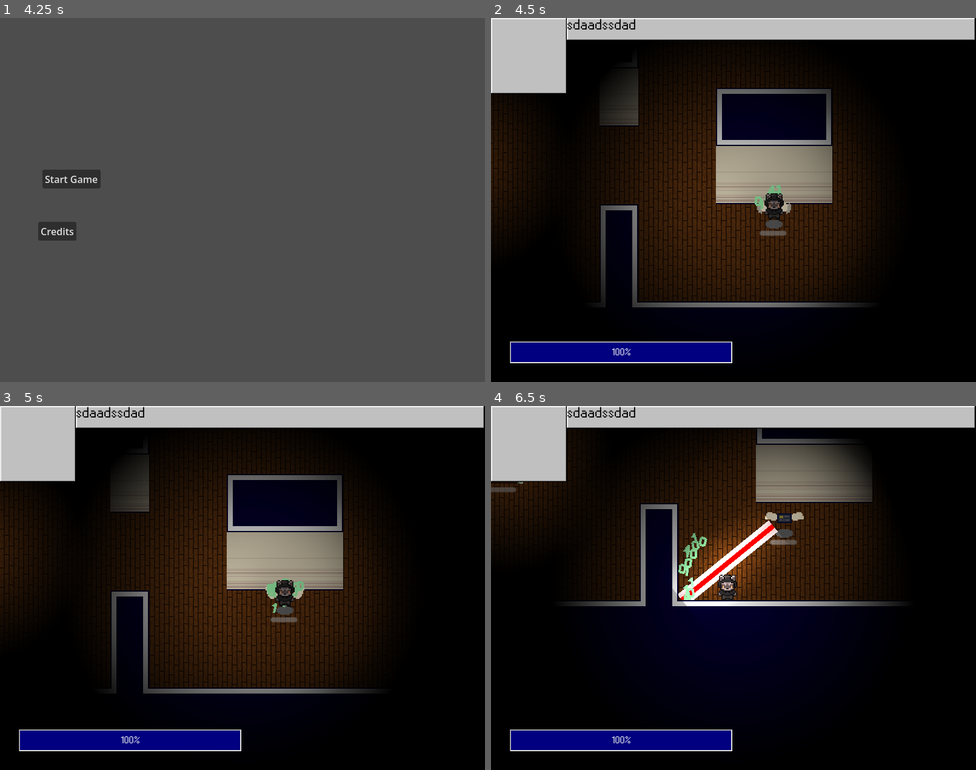
Above: before the commit, frames 1-4 (two rows, left to right).
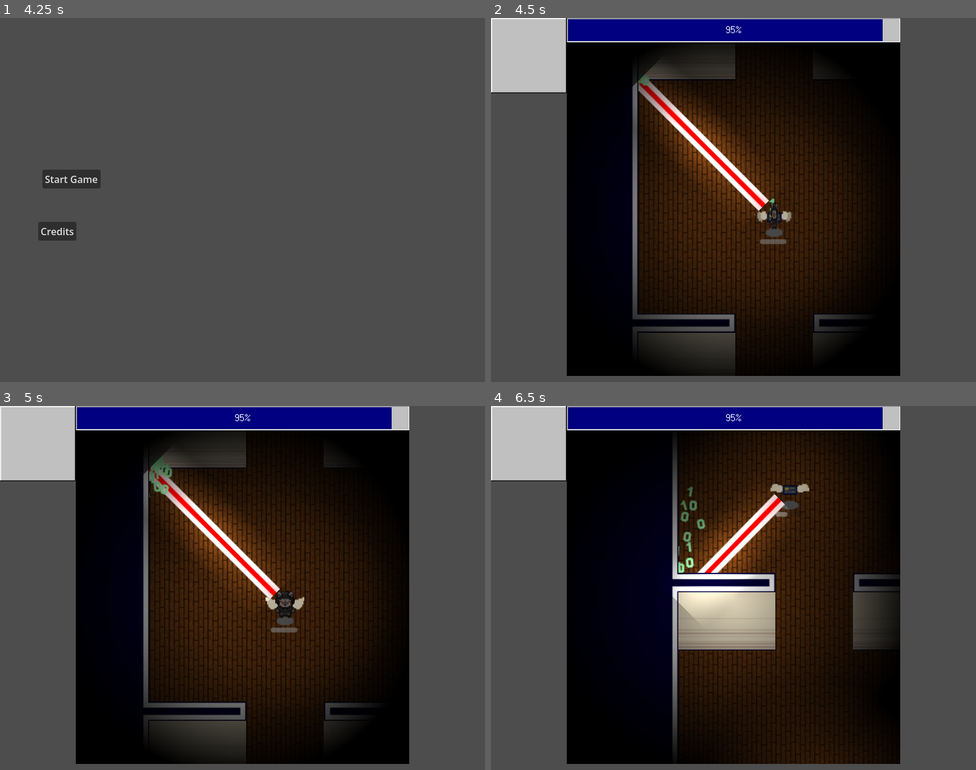
Above: after the commit, the same moments.

Repository: ygda-org/stock-strikers
Game: Godot game, scene res://main/startup_scene.tscn
The game is run twice, just before and just after one commit, with the same random seed, the same clock (stepped at 60 frames per second) and the same inputs. Sound files missing from this copy of the repository are replaced by a short silence.
Inputs (mouse positions are in pixels of both pictures, inside the frame that each line leads up to):
- Up to frame 1 (4.25 s): move the mouse to (349, 181) at 0.52 s; hold D (move_right) 0.53-1.28 s; tap Shift (dodge) at 0.6, 2.1, 3.6 s; tap Enter at 1.25 s; move the mouse to (145, 218) at 1.27 s; hold S (move_down) 1.28-2.03 s; click (145, 218) at 1.35 s; move the mouse to (291, 119) at 2.02 s; hold D (move_right) 2.03-2.78 s; tap Space at 2.75 s; move the mouse to (218, 272) at 2.77 s; hold W (move_up) 2.78-3.53 s; click (218, 272) at 2.85 s; move the mouse to (388, 254) at 3.52 s; hold A (move_left) from 3.53 s (still down)
- Up to frame 2 (4.5 s): release A (move_left) at 4.25 s; click "Start Game" at 4.25 s
- Up to frame 3 (5 s): no input
- Up to frame 4 (6.5 s): move the mouse to (588, 533) at 5.02 s; hold A (move_left) 5.03-5.78 s; click (588, 533) at 5.1 s; move the mouse to (757, 588) at 5.77 s; hold S (move_down) from 5.78 s (still down); tap Shift (dodge) at 5.85 s

Frame 1 is identical in both runs. In frame 2, 52% of the frame differs, in the area x 0-100%, y 0-100%; in frame 3, 52%; in frame 4, 60%.

Commit message:
ticker tape set up
fonts boxes and what not

Diff:
--- a/assets/level/level_tileset.tres
+++ b/assets/level/level_tileset.tres
@@ -62,19 +62,19 @@
 [sub_resource type="TileSetAtlasSource" id="TileSetAtlasSource_h16gl"]
 texture = ExtResource("2_5qgfy")
 0:0/0 = 0
-0:0/0/z_index = -1
+0:0/0/z_index = -9
 1:0/0 = 0
-1:0/0/z_index = -1
+1:0/0/z_index = -9
 2:0/0 = 0
-2:0/0/z_index = -1
+2:0/0/z_index = -9
 3:0/0 = 0
-3:0/0/z_index = -1
+3:0/0/z_index = -9
 4:0/0 = 0
-4:0/0/z_index = -1
+4:0/0/z_index = -9
 5:0/0 = 0
-5:0/0/z_index = -1
+5:0/0/z_index = -9
 6:0/0 = 0
-6:0/0/z_index = -1
+6:0/0/z_index = -9
 6:0/0/physics_layer_0/polygon_0/points = PackedVector2Array(-8, -8, 8, -8, 8, 8, -8, 8)
 
 [sub_resource type="TileSetAtlasSource" id="TileSetAtlasSource_mlcdt"]
--- a/enemies/enemy_component.gd
+++ b/enemies/enemy_component.gd
@@ -22,6 +22,7 @@
 const COIN = preload("uid://d1hijr3si4jyw")
 
 func _ready():
+	parent.z_as_relative = false
 	health_bar.max_value = max_health
 	health_bar.value = current_health
 	GameState.enemies.append(get_parent())
--- a/globals/game_state.gd
+++ b/globals/game_state.gd
@@ -21,7 +21,6 @@
 
 func _ready() -> void:
 	var chosen_seed = randi() % 100000
-	chosen_seed = 89323
 	print('seed:', chosen_seed)
 	seed(chosen_seed)
 
--- a/gui/battle_gui.tscn
+++ b/gui/battle_gui.tscn
@@ -2,35 +2,30 @@
 
 [ext_resource type="Script" uid="uid://ba6t5i6nk78wv" path="res://gui/health_bar.gd" id="1_a4qft"]
 [ext_resource type="Theme" uid="uid://qlk0jixls6nn" path="res://assets/tempoary_assets/windows_95.tres" id="2_ma5vl"]
-[ext_resource type="PackedScene" uid="uid://4b17bv4t0hy5" path="res://gui/stock_timer.tscn" id="3_qfb1t"]
+[ext_resource type="PackedScene" uid="uid://4b17bv4t0hy5" path="res://gui/ticker_tape.tscn" id="3_qfb1t"]
 
 [node name="BattleGui" type="CanvasLayer" unique_id=100503230]
 
 [node name="HealthBar" type="Control" parent="." unique_id=2089629803]
 layout_mode = 3
-anchors_preset = 15
-anchor_right = 1.0
-anchor_bottom = 1.0
+anchors_preset = 5
+anchor_left = 0.5
+anchor_right = 0.5
 grow_horizontal = 2
-grow_vertical = 2
 script = ExtResource("1_a4qft")
 
 [node name="Bar" type="ProgressBar" parent="HealthBar" unique_id=1499703614]
-layout_mode = 0
-offset_left = 31.0
-offset_top = 533.0
-offset_right = 398.0
-offset_bottom = 569.0
+layout_mode = 1
+anchors_preset = 5
+anchor_left = 0.5
+anchor_right = 0.5
+offset_left = -275.0
+offset_right = 275.0
+offset_bottom = 40.0
+grow_horizontal = 2
 size_flags_horizontal = 3
 size_flags_vertical = 1
 theme = ExtResource("2_ma5vl")
 value = 100.0
 
-[node name="StockTimer" parent="." unique_id=52366453 instance=ExtResource("3_qfb1t")]
-anchors_preset = 0
-anchor_right = 0.0
-anchor_bottom = 0.0
-offset_right = 0.0
-offset_bottom = 0.0
-grow_horizontal = 1
-grow_vertical = 1
+[node name="TickerTape" parent="." unique_id=52366453 instance=ExtResource("3_qfb1t")]
--- /dev/null
+++ b/gui/stock_ticker.tscn
@@ -0,0 +1,37 @@
+[gd_scene format=3 uid="uid://b2cb6ladwk52o"]
+
+[ext_resource type="FontFile" uid="uid://b8sif1nv6mpov" path="res://assets/tempoary_assets/StckStrkrFont.png" id="1_blltk"]
+
+[sub_resource type="StyleBoxFlat" id="StyleBoxFlat_sp24h"]
+bg_color = Color(0, 0, 0, 1)
+
+[node name="StockTicker" type="Control" unique_id=814082892]
+layout_mode = 3
+anchors_preset = 15
+anchor_right = 1.0
+anchor_bottom = 1.0
+grow_horizontal = 2
+grow_vertical = 2
+
+[node name="Panel" type="Panel" parent="." unique_id=1136678287]
+layout_mode = 0
+offset_right = 40.0
+offset_bottom = 32.0
+theme_override_styles/panel = SubResource("StyleBoxFlat_sp24h")
+
+[node name="Label" type="Label" parent="Panel" unique_id=1577910241]
+layout_mode = 0
+offset_right = 40.0
+offset_bottom = 23.0
+theme_override_fonts/font = ExtResource("1_blltk")
+theme_override_font_sizes/font_size = 32
+text = "YGDA
+AAAA
+SSNG
+DIPL
+YELL
+ABCDEF
+GHIJKL
+MNOPQR
+STUVWX
+YZ"
--- a/gui/stock_timer.tscn
+++ /dev/null
@@ -1,32 +0,0 @@
-[gd_scene format=3 uid="uid://4b17bv4t0hy5"]
-
-[ext_resource type="Theme" uid="uid://qlk0jixls6nn" path="res://assets/tempoary_assets/windows_95.tres" id="1_a4gwf"]
-
-[node name="StockTimer" type="Control" unique_id=52366453]
-layout_mode = 3
-anchors_preset = 15
-anchor_right = 1.0
-anchor_bottom = 1.0
-offset_right = -800.0
-offset_bottom = -600.0
-grow_horizontal = 2
-grow_vertical = 2
-theme = ExtResource("1_a4gwf")
-
-[node name="Panel" type="Panel" parent="." unique_id=285014133]
-layout_mode = 0
-offset_right = 125.0
-offset_bottom = 125.0
-
-[node name="Panel2" type="Panel" parent="." unique_id=813916529]
-layout_mode = 0
-offset_left = 125.0
-offset_right = 799.0
-offset_bottom = 37.0
-
-[node name="Label" type="Label" parent="Panel2" unique_id=1673809133]
-layout_mode = 0
-offset_right = 40.0
-offset_bottom = 9.0
-theme_override_font_sizes/font_size = 24
-text = "sdaadssdad"
--- /dev/null
+++ b/gui/ticker_tape.tscn
@@ -0,0 +1,24 @@
+[gd_scene format=3 uid="uid://4b17bv4t0hy5"]
+
+[ext_resource type="Theme" uid="uid://qlk0jixls6nn" path="res://assets/tempoary_assets/windows_95.tres" id="1_fbhv2"]
+
+[node name="TickerTape" type="Control" unique_id=52366453]
+custom_minimum_size = Vector2(150, 0)
+layout_mode = 3
+anchor_right = 0.187
+anchor_bottom = 1.0
+offset_right = 0.3999939
+grow_horizontal = 2
+grow_vertical = 2
+theme = ExtResource("1_fbhv2")
+metadata/_edit_use_anchors_ = true
+
+[node name="Panel" type="Panel" parent="." unique_id=285014133]
+layout_mode = 1
+anchors_preset = -1
+anchor_right = 0.83300006
+anchor_bottom = 0.20700002
+offset_right = 0.049987793
+offset_bottom = -0.2000122
+grow_horizontal = 2
+metadata/_edit_use_anchors_ = true
--- a/level/level.gd
+++ b/level/level.gd
@@ -128,15 +128,16 @@
 func check_top_replacements():
 	for coord in rooms_after_placement.keys():
 		var above = Vector2(coord.x, coord.y-1)
-		if above in room_cord_neighbors.keys() and rooms_after_placement[coord].north_edge_fix and rooms_after_placement[coord].full_size and rooms_after_placement[Vector2(coord.x, coord.y-1)].full_size:
-			if not rooms_after_placement[coord].has_north:
-				var top_fix = TOP_FIX.instantiate()
-				top_fix.position = coord * 16 * 16
-				add_child(top_fix)
-			else:
-				var top_fix = TOP_FIX_ENTRANCE.instantiate()
-				top_fix.position = coord * 16 * 16
-				add_child(top_fix)
+		if above in room_cord_neighbors.keys() and rooms_after_placement[coord].north_edge_fix:
+			if above in rooms_after_placement.keys() and rooms_after_placement[coord].full_size and rooms_after_placement[above].full_size:
+				if not rooms_after_placement[coord].has_north:
+					var top_fix = TOP_FIX.instantiate()
+					top_fix.position = coord * 16 * 16
+					add_child(top_fix)
+				else:
+					var top_fix = TOP_FIX_ENTRANCE.instantiate()
+					top_fix.position = coord * 16 * 16
+					add_child(top_fix)
 
 func check_four_split(): # returns true if has four split
 	for k in room_cord_neighbors.keys():
--- a/main/main.tscn
+++ b/main/main.tscn
@@ -15,13 +15,24 @@
 [node name="Main" type="Node2D" unique_id=426619736]
 script = ExtResource("1_kfbq2")
 
-[node name="Level" parent="." unique_id=494579793 instance=ExtResource("3_xwkvk")]
-
-[node name="Player" parent="." unique_id=453716687 instance=ExtResource("1_53q0u")]
-position = Vector2(128, 128)
-
-[node name="BattleGui" parent="Player" unique_id=437198166 instance=ExtResource("4_c651c")]
+[node name="BattleGui" parent="." unique_id=437198166 instance=ExtResource("4_c651c")]
 
 [node name="AudioStreamPlayer" type="AudioStreamPlayer" parent="." unique_id=1169206716]
 stream = SubResource("AudioStreamRandomizer_0i4oc")
 autoplay = true
+
+[node name="SubViewportContainer" type="SubViewportContainer" parent="." unique_id=850065133]
+offset_left = 125.0
+offset_top = 40.0
+offset_right = 725.0
+offset_bottom = 640.0
+
+[node name="SubViewport" type="SubViewport" parent="SubViewportContainer" unique_id=980892630]
+handle_input_locally = false
+size = Vector2i(550, 550)
+render_target_update_mode = 4
+
+[node name="Level" parent="SubViewportContainer/SubViewport" unique_id=494579793 instance=ExtResource("3_xwkvk")]
+
+[node name="Player" parent="SubViewportContainer/SubViewport" unique_id=453716687 instance=ExtResource("1_53q0u")]
+position = Vector2(128, 128)
Binary file added: assets/tempoary_assets/StckStrkrFont.png
Not shown, added: assets/tempoary_assets/StckStrkrFont.png.import
